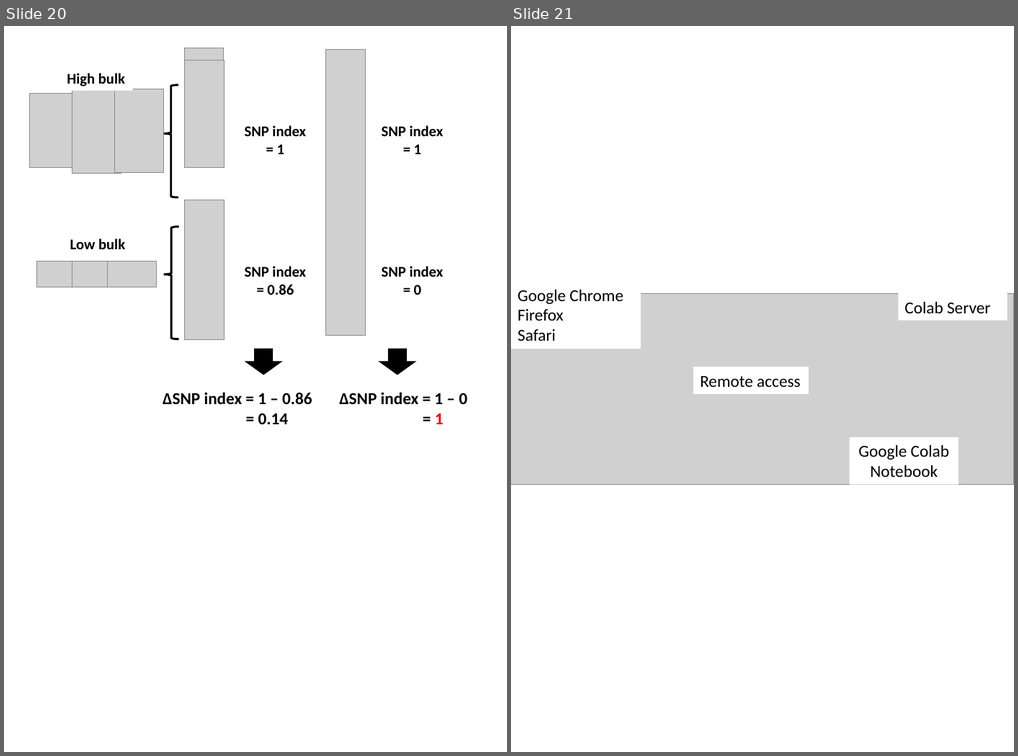
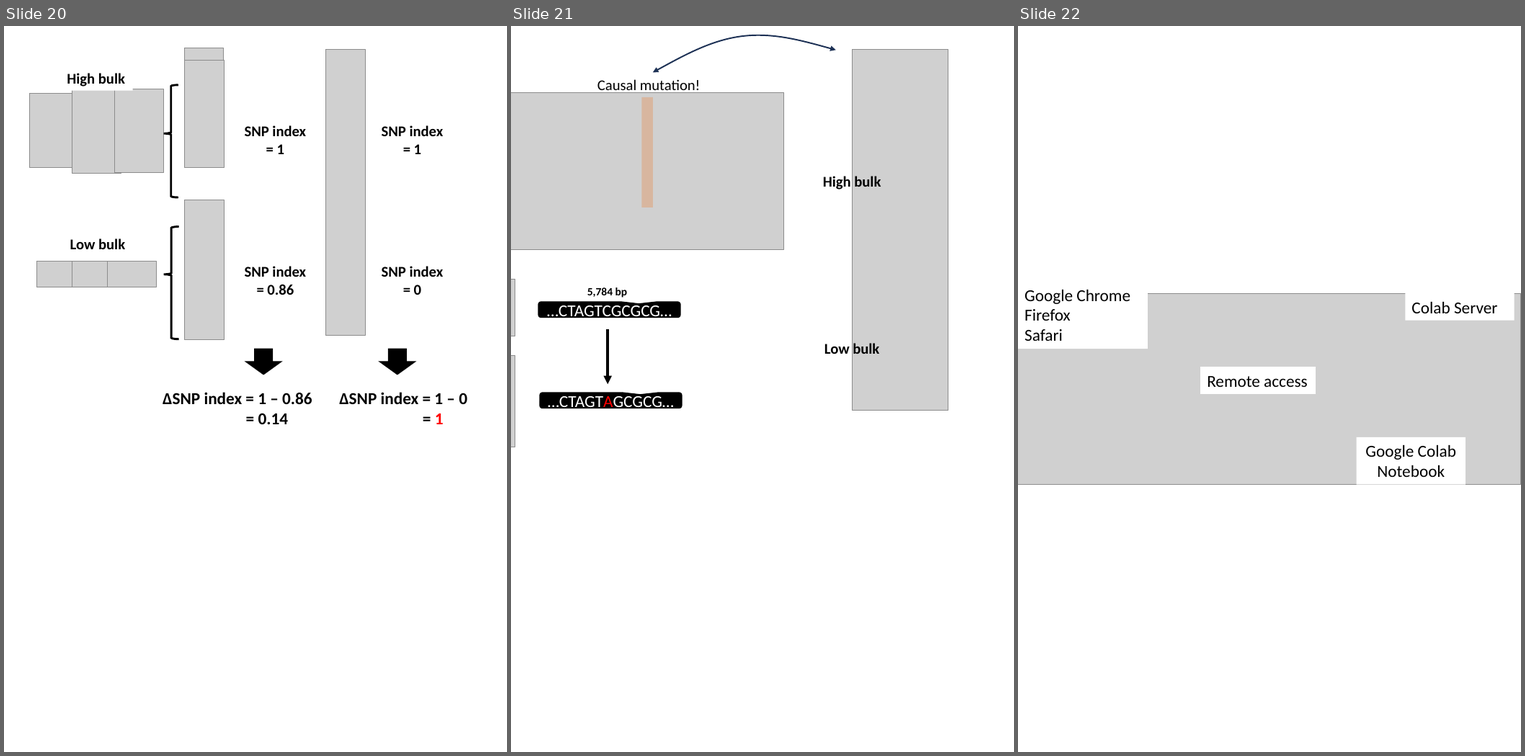
Before and after one commit to slt666666/FAO_lecture, a slide deck: FAO_2024/mutmapqtlseq.pptx. Shown side by side, each under a label of ours: slides 20 and 21 before the commit, slides 20, 21 and 22 after it. The pictures are 1018x756 and 1525x756 pixels, drawn with LibreOffice and Linux fonts; fonts in the diff are those of the drawing; grey boxes stand for pictures. Boxes give left, top, right and bottom in pixels: in the first picture for what was removed or moved away, otherwise in the second. Text is boxed around its words. In the diff, an @@ line names an element or a change of style, - is before the commit and + after.

```diff
--- a/FAO_2024/mutmapqtlseq.pptx
+++ b/FAO_2024/mutmapqtlseq.pptx
@@ slide 21 added at (511,26,1014,752), background #FFFFFF @@
@@ freeform shape added at (652,35,835,72), outline #1E3256 1.5 pt @@
@@ picture added at (852,50,947,410) @@
@@ text added at (597,79,700,94), 16 pt, text #000000 @@
+Causal mutation!
@@ picture added at (511,92,784,249) @@
@@ rectangle added at (641,97,653,207), fill #ED7D31 at 30% opacity @@
@@ text added at (823,176,880,189), 16 pt, text #000000, bold @@
+High bulk
@@ picture added at (511,279,515,336) @@
@@ rounded speech box added at (538,302,680,318), fill #000000, outline #000000 1 pt, 18 pt, text #FFFFFF @@
+…CTAGTCGCGCG…
@@ text added at (587,287,628,297), 12 pt, text #000000, bold @@
+5,784 bp
@@ arrow added from (607, 330) to (607, 385), #000000 3 pt @@
@@ text added at (824,343,879,354), 16 pt, text #000000, bold @@
+Low bulk
@@ picture added at (511,356,515,447) @@
@@ rounded speech box added at (540,392,682,408), fill #000000, outline #000000 1 pt, 18 pt, text #FFFFFF @@
+…CTAGTAGCGCG…
@@ what was slide 21 is now slide 22 @@
```
Also in this commit, not shown: 1 other file.
